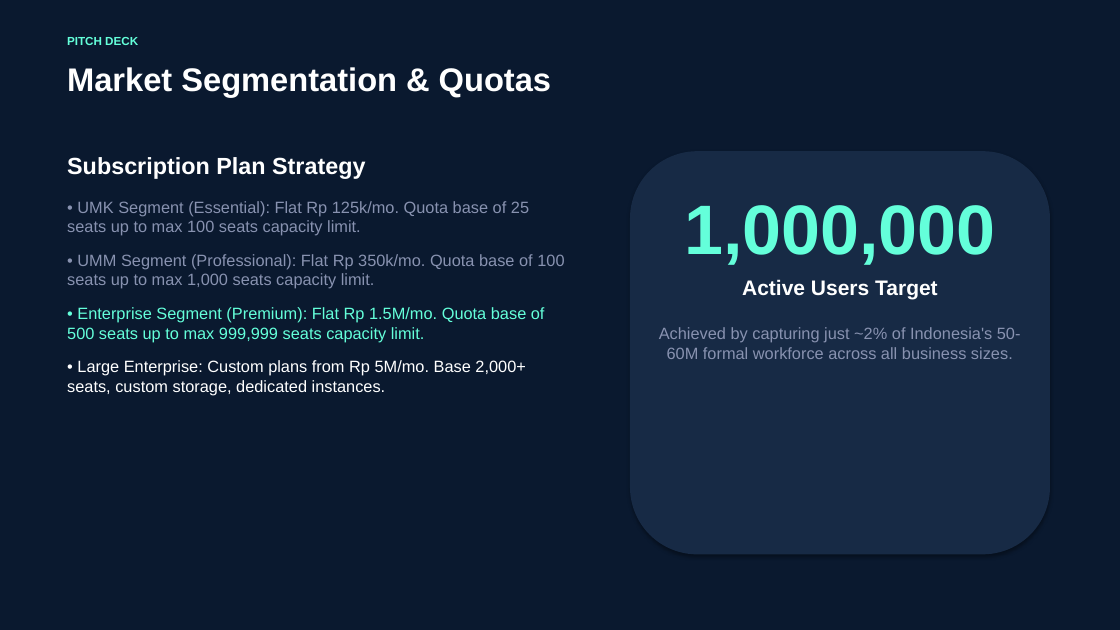
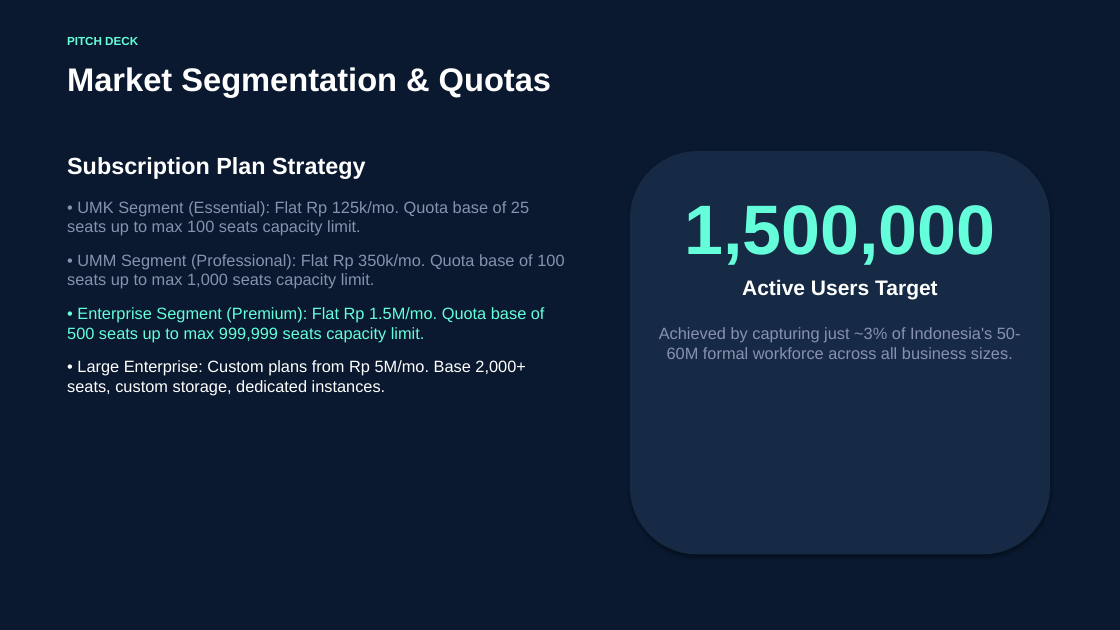
Before and after one commit to afdhalrizki/hrms, a slide deck: slide 4 of docs/business_strategy/east_ventures_pitch_deck.pptx. Drawn at 1120x630 pixels with LibreOffice and Linux fonts; fonts in the diff are those of the drawing. Boxes give left, top, right and bottom in pixels: in the first picture for what was removed or moved away, otherwise in the second. Text is boxed around its words. In the diff, an @@ line names an element or a change of style, - is before the commit and + after.

Commit message:
docs: update business strategy to reflect 1.5 million user growth target and adjust scaling roadmaps accordingly

```diff
--- a/docs/business_strategy/east_ventures_pitch_deck.pptx
+++ b/docs/business_strategy/east_ventures_pitch_deck.pptx
@@ text at (684, 205, 995, 265): text changed @@
-1,000,000
+1,500,000
@@ text at (659, 327, 1021, 359): text changed @@
-Achieved by capturing just ~2% of Indonesia's 50-60M formal workforce across all business sizes.
+Achieved by capturing just ~3% of Indonesia's 50-60M formal workforce across all business sizes.
```
Also in this commit, not shown: 2 other slides changed, 16 other files.
